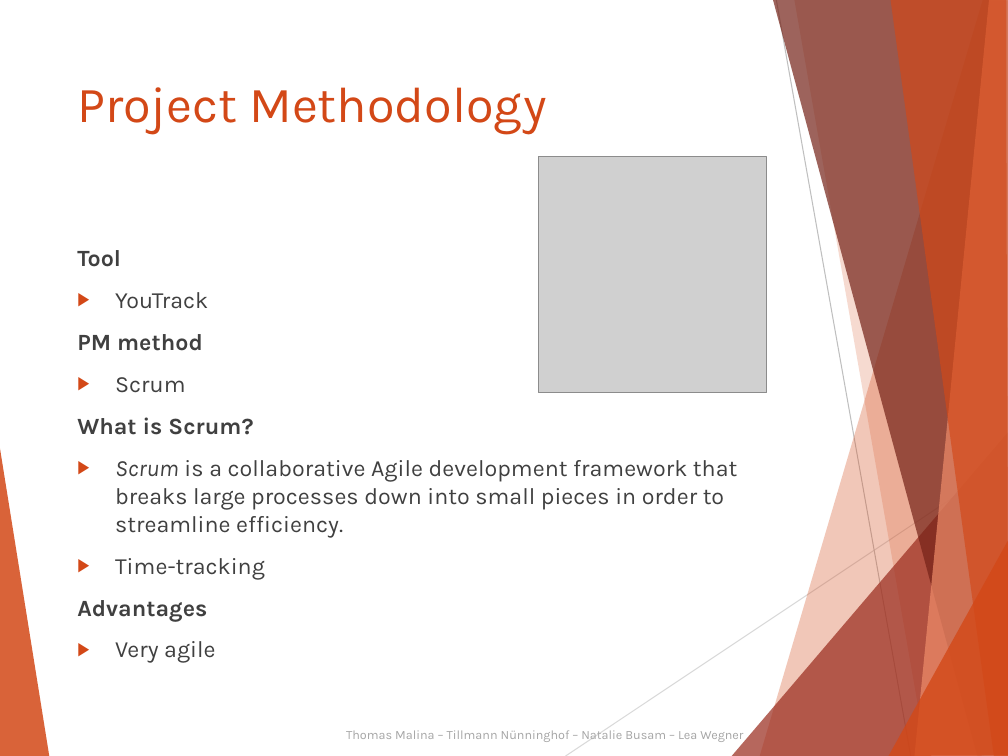
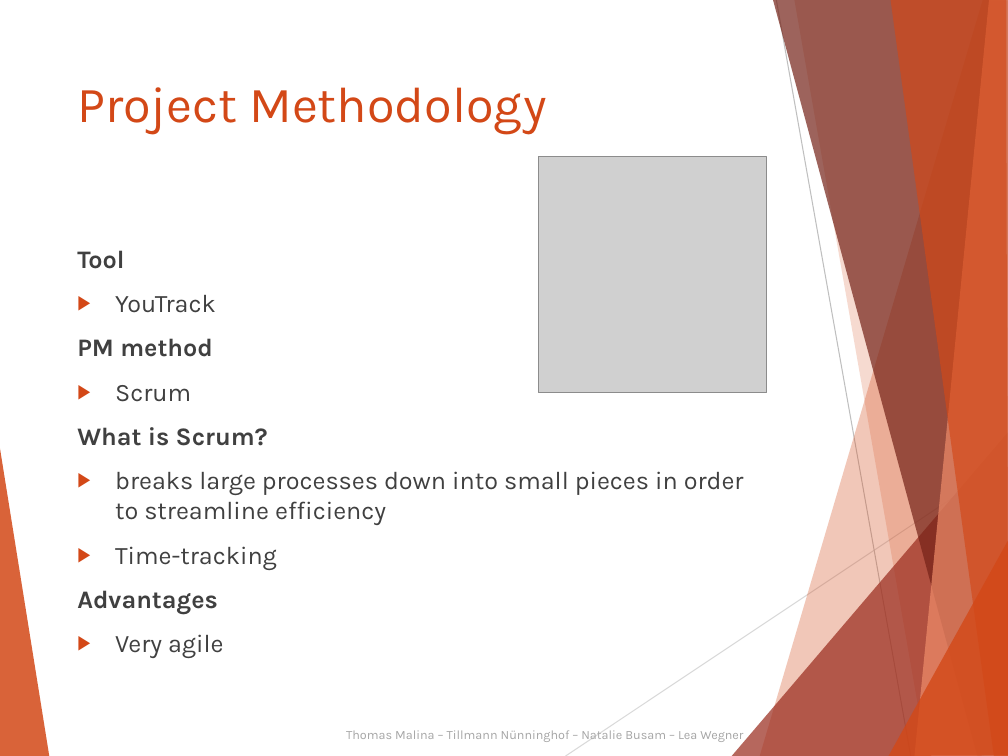
Before and after one commit to Kalkihe/Deminder, a slide deck: slide 8 of Documentation/Exam/Deminder.pptx. Drawn at 1008x756 pixels with LibreOffice and Linux fonts; fonts in the diff are those of the drawing; grey boxes stand for pictures. Boxes give left, top, right and bottom in pixels: in the first picture for what was removed or moved away, otherwise in the second. Text is boxed around its words. In the diff, an @@ line names an element or a change of style, - is before the commit and + after.

```diff
--- a/Documentation/Exam/Deminder.pptx
+++ b/Documentation/Exam/Deminder.pptx
@@ text at (77, 250, 277, 658): size 16.6 to 18 pt in "Tool", "YouTrack", "PM method", "Scrum" and 4 more places @@
@@ text at (115, 471, 744, 525): text changed; size 16.6 to 18 pt @@
-▶ Scrum is a collaborative Agile development framework that breaks large processes down into small pieces in order to streamline efficiency.
+▶ breaks large processes down into small pieces in order to streamline efficiency
```
Also in this commit, not shown: 9 other slides changed, 1 slide removed.
